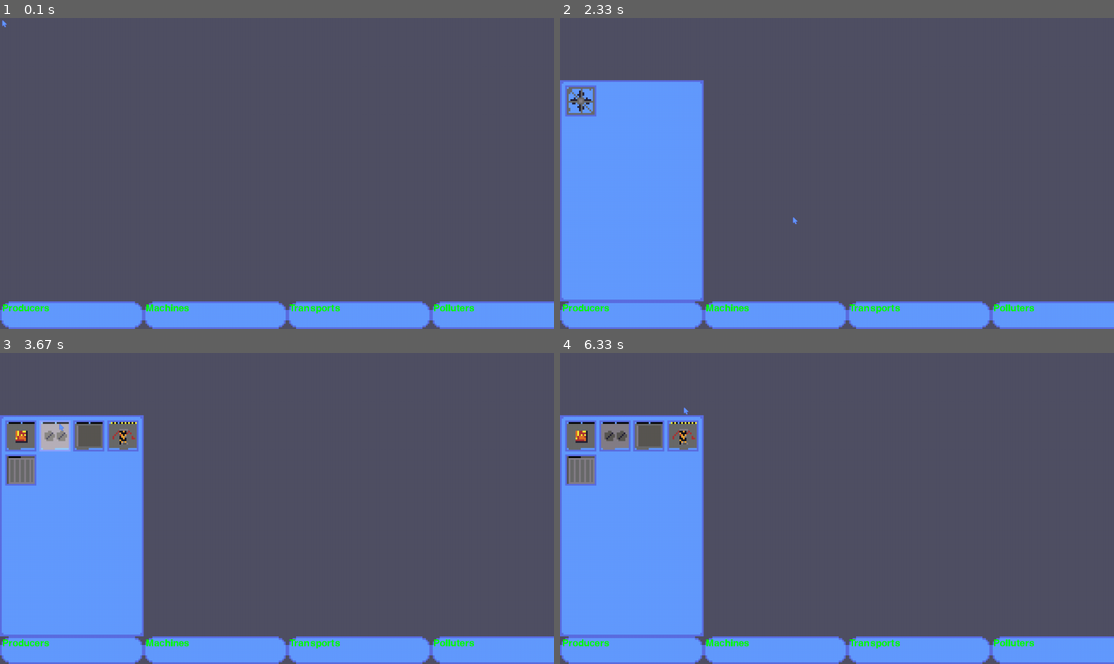
Above: before the commit, frames 1-4 (two rows, left to right).
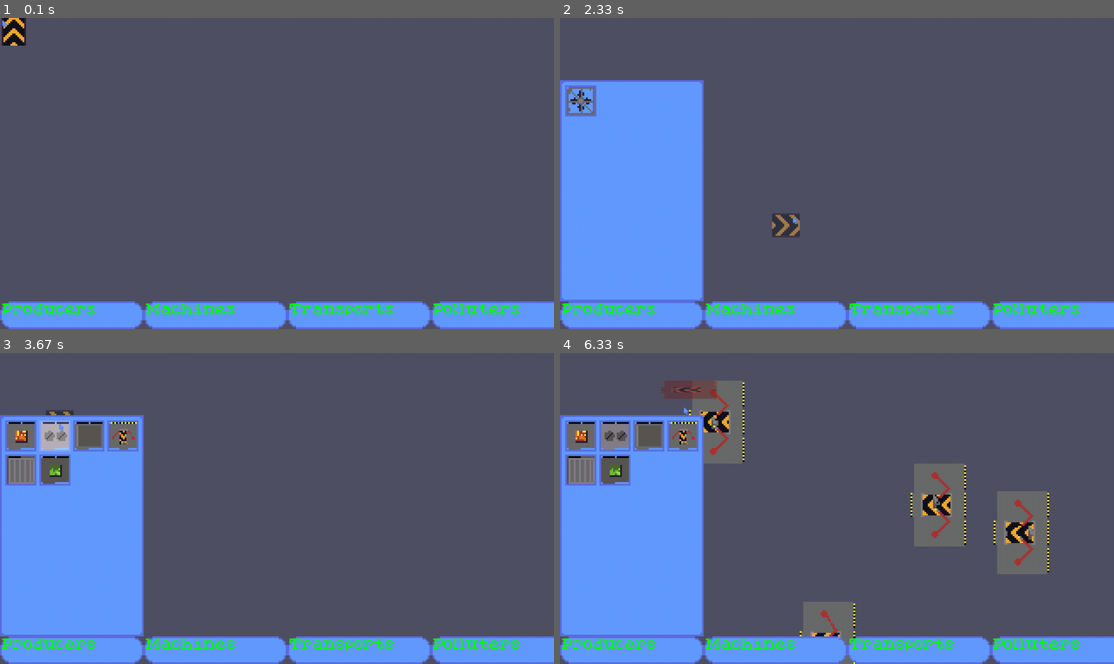
Above: after the commit, the same moments.

Repository: fijianfugufish/factory-game
Game: pygame game, started from main.pyw
The game is run twice, just before and just after one commit, with the same random seed, the same clock (stepped at 60 frames per second) and the same inputs.
Inputs (mouse positions are in pixels of both pictures, inside the frame that each line leads up to):
- Up to frame 1 (0.1 s): no input
- Up to frame 2 (2.33 s): hold R 0.33-0.8 s; hold D 0.33-0.8 s; press the mouse at (1053, 313) at 0.87 s; move the mouse to (975, 257) at 0.97 s; release the mouse at (903, 201) at 1.1 s; click "Producers" at 1.22 s; tap E at 1.5 s; tap O at 1.83 s; press the mouse at (632, 313) at 2.2 s; move the mouse to (792, 217) at 2.3 s
- Up to frame 3 (3.67 s): release the mouse at (393, 452) at 2.43 s; press the mouse at (22, 436) at 2.53 s; move the mouse to (83, 480) at 2.63 s; release the mouse at (138, 520) at 2.77 s; press the mouse at (493, 648) at 2.87 s; move the mouse to (360, 636) at 2.97 s; release the mouse at (232, 623) at 3.1 s; click "Machines" at 3.22 s; press the mouse at (22, 436) at 3.53 s; move the mouse to (60, 424) at 3.63 s
- Up to frame 4 (6.33 s): release the mouse at (659, 412) at 3.77 s; click (681, 436) at 3.88 s; press the mouse at (582, 471) at 4.37 s; move the mouse to (748, 474) at 4.47 s; release the mouse at (914, 480) at 4.6 s; press the mouse at (648, 436) at 4.7 s; move the mouse to (726, 520) at 4.8 s; release the mouse at (803, 604) at 4.93 s; press the mouse at (776, 648) at 5.03 s; move the mouse to (742, 520) at 5.13 s; release the mouse at (709, 393) at 5.27 s; press the mouse at (582, 471) at 5.37 s; move the mouse to (681, 533) at 5.47 s; release the mouse at (776, 598) at 5.6 s; press the mouse at (920, 648) at 5.7 s; move the mouse to (964, 576) at 5.8 s; release the mouse at (1014, 502) at 5.93 s; press the mouse at (582, 436) at 6.03 s; move the mouse to (632, 421) at 6.13 s; release the mouse at (681, 405) at 6.27 s

The runs differ from the first frame. In frame 1, 1.7% of the frame differs, in the area x 0-94%, y 0-96%; in frame 2, 1.7%; in frame 3, 2.0%; in frame 4, 10%, in the area x 0-94%, y 8-100%.

Commit message:
added basic build system

Diff:
--- a/buildSystem.py
+++ b/buildSystem.py
@@ -1,7 +1,8 @@
 from pygame import *
 import pygameui
 import decodeFactory as dec
-from factory import Items
+import factory as fac
+from encodeFactory import placeComponent
 
 _ComponentTableImage = image.load("Images/UI/Buttons/ComponentTable.png").convert_alpha()
 _SmallButtonImage = image.load("Images/UI/Buttons/SmallButtonPreset.png").convert_alpha()
@@ -12,7 +13,9 @@
     "BasicDrill": {
         "image": dec._BasicDrillFrames[0],
         "displayName": "Basic Drill",
-        "price": [Items.IronOre, 4],
+        "size": (2, 2),
+        "price": [fac.Items.IronOre, 4],
+        "component": fac.basicDrill,
     },
 }
 
@@ -20,27 +23,44 @@
     "BasicFurnace": {
         "image": dec._BasicFurnaceFrames[0],
         "displayName": "Basic Furnace",
-        "price": [Items.IronOre, 4],
+        "size": (2, 2),
+        "price": [fac.Items.IronOre, 4],
+        "component": fac.basicFurnace,
     },
     "BasicExtruder": {
         "image": dec._BasicExtruderFrames[0],
         "displayName": "Basic Extruder",
-        "price": [Items.IronOre, 4],
+        "size": (2, 2),
+        "price": [fac.Items.IronOre, 4],
+        "component": fac.basicExtruder,
     },
     "BasicPress": {
         "image": dec._BasicPressFrames[0],
         "displayName": "Basic Press",
-        "price": [Items.IronOre, 4],
+        "size": (2, 2),
+        "price": [fac.Items.IronOre, 4],
+        "component": fac.basicPress,
     },
     "BasicAssembler": {
         "image": dec._BasicAssemblerFrames[0],
         "displayName": "Basic Assembler",
-        "price": [Items.IronOre, 4],
+        "size": (3, 2),
+        "price": [fac.Items.IronOre, 4],
+        "component": fac.basicAssembler,
     },
     "BasicContainer":{
         "image": dec._BasicContainerSprite,
         "displayName": "Basic Container",
-        "price": [Items.IronOre, 4],
+        "size": (2, 2),
+        "price": [fac.Items.IronOre, 4],
+        "component": fac.basicContainer,
+    },
+    "AdvancedFurnace": {
+        "image": dec._AdvancedFurnaceFrames[0],
+        "displayName": "Uranium Furnace",
+        "size": (2, 2),
+        "price": [fac.Items.IronOre, 4],
+        "component": fac.advancedFurnace,
     },
 }
 
@@ -48,22 +68,30 @@
     "BasicConveyor": {
         "image": dec._BasicConveyorStraightFrames[0],
         "displayName": "Basic Conveyor",
-        "price": [Items.IronOre, 4],
+        "size": (1, 1),
+        "price": [fac.Items.IronOre, 4],
+        "component": fac.basicConveyor,
     },
     "BasicTurnConveyor": {
         "image": dec._BasicConveyorTurnFrames[0],
         "displayName": "Basic Turn Conveyor",
-        "price": [Items.IronOre, 4],
+        "size": (1, 1),
+        "price": [fac.Items.IronOre, 4],
+        "component": fac.basicConveyor,
     },
     "4WayDistributor": {
         "image": dec._FourWayDistributor,
         "displayName": "4 Way Distributor",
-        "price": [Items.IronOre, 4],
+        "size": (1, 1),
+        "price": [fac.Items.IronOre, 4],
+        "component": fac.fourWayDistributor,
     },
     "2WayDistributor": {
         "image": dec._TwoWayDistributor,
         "displayName": "2 Way Distributor",
-        "price": [Items.IronOre, 4],
+        "size": (2, 1),
+        "price": [fac.Items.IronOre, 4],
+        "component": fac.twoWayDistributor,
     },
 }
 
@@ -75,6 +103,42 @@
 
 def _screenToPixel(px):
     return (px / 64) * 16
+
+class GhostComponent(pygameui.Sprite):
+    def __init__(self, x, y, w, h, image, component, **kwargs):
+        super().__init__(x, y, w, h, image = image, **kwargs)
+
+        self.z = 2
+
+        self.normalImage = self.image.copy()
+        self.redImage = self.image.copy()
+        self.redImage.fill((255, 100, 100, 255), special_flags = BLEND_RGBA_MULT)
+
+        self.component = component
+
+    @property
+    def w(self):
+        return self._w
+
+    @w.setter
+    def w(self, value):
+        self._w = value
+        self.rect.w = value
+        self.image = transform.scale(self.image, (self.w, self.h))
+        self.redImage = transform.scale(self.redImage, (self.w, self.h))
+        self._OriginalImage = transform.scale(self._OriginalImage, (self.w, self.h))
+
+    @property
+    def h(self):
+        return self._h
+
+    @h.setter
+    def h(self, value):
+        self._h = value
+        self.rect.h = value
+        self.image = transform.scale(self.image, (self.w, self.h))
+        self.redImage = transform.scale(self.redImage, (self.w, self.h))
+        self._OriginalImage = transform.scale(self._OriginalImage, (self.w, self.h))
 
 class BuildMenu():
     @classmethod
@@ -82,30 +146,39 @@
         menux, menuy = 0, winy - _pixelToScreen(144)
         menuw, menuh = _pixelToScreen(83), _pixelToScreen(128)
 
+        #* class variables
         cls.menupadx, cls.menupady = _pixelToScreen(8 / 5), _pixelToScreen(8 / 5)
 
+        cls.buildingComponent = None
+        cls.buildingPosition = (0, 0)
+        cls.buildingFlip = (False, False)
+        cls.buildingRotation = fac.Directions.North
+
+        cls.buildGhost = GhostComponent(0, 0, _pixelToScreen(16), _pixelToScreen(16), dec._BasicConveyorStraightFrames[0], _transports["BasicConveyor"])
+
+        #* ui elements
         # table of components that will hold selectable icons
         cls.ComponentMenu = pygameui.Image(0, 0,
                                             menuw, menuh,
                                             image = _ComponentTableImage)
 
         cls.ProducersButton = pygameui.TextImageButton(0, winy - _pixelToScreen(16),
-                                        _pixelToScreen(83), _pixelToScreen(16),
+                                        _pixelToScreen(83), _pixelToScreen(16), 3,
                                         image = _LongButtonImage, text = "Producers",
                                         action = cls.menuSetProducers)
         cls.MachinesButton = pygameui.TextImageButton(_pixelToScreen(83), winy - _pixelToScreen(16),
-                                        _pixelToScreen(83), _pixelToScreen(16),
+                                        _pixelToScreen(83), _pixelToScreen(16), 3,
                                         image = _LongButtonImage, text = "Machines",
                                         action = cls.menuSetMachines)
         cls.TransportsButton = pygameui.TextImageButton(_pixelToScreen(83 * 2), winy - _pixelToScreen(16),
-                                        _pixelToScreen(83), _pixelToScreen(16),
+                                        _pixelToScreen(83), _pixelToScreen(16), 3,
                                         image = _LongButtonImage, text = "Transports",
                                         action = cls.menuSetTransports)
         cls.whoknowsbutton = pygameui.TextImageButton(_pixelToScreen(83 * 3), winy - _pixelToScreen(16),
-                                        _pixelToScreen(83), _pixelToScreen(16),
+                                        _pixelToScreen(83), _pixelToScreen(16), 3,
                                         image = _LongButtonImage, text = "Polluters")
 
-        cls.MenuParent = pygameui.Parent(menux, menuy, 2)
+        cls.MenuParent = pygameui.Parent(menux, menuy, 3)
 
 
         cls.MenuParent.addChildren(cls.ComponentMenu)
@@ -136,6 +209,9 @@
         xoffset = (menuChildren % 4) * (width + cls.menupadx)
         yoffset = (menuChildren // 4) * (height + cls.menupady)
 
+        action = lambda: cls.buildSetComponent(item["component"], item)
+
+        # draw the component icon to the bg image
         image = _ComponentBGImage.copy()
         image.blit(transform.scale(item["image"],
                                    (_screenToPixel(width - cls.menupadx),
@@ -143,7 +219,7 @@
                    (cls.menupadx / 4, cls.menupady / 4))
 
         menuItem = pygameui.ImageButton(xoffset + (cls.menupadx * 2), yoffset + (cls.menupady * 2),
-                                        width, height, 3, image = image)
+                                        width, height, 3, image = image, action = action)
 
         cls.MenuParent.addChild(menuItem)
 
@@ -173,3 +249,81 @@
             cls.addMenuItem(transport)
 
         cls.showMenu()
+
+    @classmethod
+    def buildShowGhost(cls):
+        cls.buildGhost.x, cls.buildGhost.y = dec.worldToSreen(cls.buildingPosition)
+
+    @classmethod
+    def buildUpdateGhost(cls, component: dict | None = None):
+        cls.buildGhost.destroy()
+
+        if component is None:
+            component = cls.buildGhost.component
+
+        pos = dec.worldToSreen(cls.buildingPosition)
+        width, height = dec.worldToSreen(component["size"])
+
+        if (cls.buildingRotation.value + 90) % 180 == 0:
+            width, height = height, width
+
+        ghostImage = component["image"].copy()
+        ghostImage.set_alpha(128)
+
+        cls.buildGhost = GhostComponent(pos[0], pos[1], width, height, ghostImage, component)
+        cls.buildGhost.rotation = cls.buildingRotation.value
+        cls.buildGhost.setFlipped(*cls.buildingFlip)
+
+        cls.buildGhost.normalImage = cls.buildGhost.image.copy()
+
+        cls.buildGhost.redImage = cls.buildGhost.normalImage.copy()
+        cls.buildGhost.redImage.fill((255, 100, 100, 255), special_flags = BLEND_RGBA_MULT)
+
+        cls.buildCheckOccipied(cls.buildingPosition)
+
+    @classmethod
+    def buildSetComponent(cls, component, componentstr):
+        cls.buildingComponent = component
+
+        cls.buildUpdateGhost(componentstr)
+
+    @classmethod
+    def buildCheckOccipied(cls, pos):
+        width, height = cls.buildGhost.component["size"]
+
+        if any((pos[0] + i, pos[1] + j) in dec.occupiedSpaces for i in range(width) for j in range(height)):
+            cls.buildGhost.image = cls.buildGhost.redImage
+        else:
+            cls.buildGhost.image = cls.buildGhost.normalImage
+
+    @classmethod
+    def buildSetPosition(cls, pos):
+        cls.buildingPosition = dec.screenToWorld(pos)
+
+        cls.buildCheckOccipied(cls.buildingPosition)
+
+    @classmethod
+    def buildSetRotation(cls, direction):
+        cls.buildingRotation = direction
+
+        cls.buildUpdateGhost()
+
+    @classmethod
+    def buildRotateClockwise(cls):
+        cls.buildingFlip = (False, False)
+        cls.buildSetRotation(fac.Directions((cls.buildingRotation.value + 90) % 360))
+
+    @classmethod
+    def buildFlip(cls):
+        if cls.buildingRotation is fac.Directions.North or cls.buildingRotation is fac.Directions.South:
+            cls.buildingFlip = (cls.buildingFlip[0] ^ True, False)
+
+        elif cls.buildingRotation is fac.Directions.East or cls.buildingRotation is fac.Directions.West:
+            cls.buildingFlip = (False, cls.buildingFlip[1] ^ True)
+
+        cls.buildUpdateGhost()
+
+    @classmethod
+    def build(cls, factory):
+        if cls.buildingComponent is not None:
+            placeComponent(factory, cls.buildingComponent, cls.buildingPosition, cls.buildingRotation, cls.buildingFlip)
--- a/decodeFactory.py
+++ b/decodeFactory.py
@@ -39,6 +39,7 @@
 
 #* machines
 _BasicFurnaceFrames = [image.load(f"Images/Machine/Furnace/Furnace{i}.png").convert_alpha() for i in range(1, 7)]
+_AdvancedFurnaceFrames = [image.load(f"Images/Machine/Furnace/AdvancedFurnace{i}.png").convert_alpha() for i in range(1, 7)]
 
 _BasicPressFrames = [image.load(f"Images/Machine/Press/Press{i}.png").convert_alpha() for i in range(1, 12)]
 
@@ -146,6 +147,10 @@
                 self.changeImage(_BasicExtruderFrames[0])
                 self.addAnimation("roll", *_BasicExtruderFrames)
                 self.startAnimation("roll", 10)
+            case "AdvancedFurnace":
+                self.changeImage(_AdvancedFurnaceFrames[0])
+                self.addAnimation("supercook", *_AdvancedFurnaceFrames)
+                self.startAnimation("supercook", 10)
             case _:
                 raise ValueError(f"unknown machine type {type!r}")
 
--- a/encodeFactory.py
+++ b/encodeFactory.py
@@ -34,8 +34,6 @@
                 machine: fac.Machine = factory.machines[dec.visibleComponentsAt[worldPos]]
 
                 factory.updateMachine(machine.id, recipe = machine.recipes[(machine.recipes.index(machine.currentRecipe) + 1) % len(machine.recipes)])
-
-                print(f"recipe is now {machine.currentRecipe}")
 
 def deleteAt(factory, worldPos):
     if worldPos in dec.visibleTransportsAt:
--- a/factory.py
+++ b/factory.py
@@ -166,6 +166,7 @@
 class Producer():
     type: str
     material: Items
+    canHarvest: list[Items]
     speed: float
     efficiency: int
     maxItems: int
@@ -224,6 +225,14 @@
     size = (2, 2)
 )
 
+advancedFurnace = Machine(
+    type = "AdvancedFurnace",
+    recipes = [steelIngotRecipe, ironIngotRecipe],
+    progress = 0,
+    maxItems = 5,
+    size = (2, 2)
+)
+
 basicPress = Machine(
     type = "BasicPress",
     recipes = [ironPlateRecipe, steelPlateRecipe],
@@ -250,9 +259,10 @@
 
 #* producers
 
-drill = Producer(
+basicDrill = Producer(
     type = "BasicDrill",
     material = Items.Coal,
+    canHarvest = [Items.Coal, Items.IronOre],
     speed = 1,
     efficiency = 1,
     maxItems = 5,
@@ -262,6 +272,7 @@
 drill2 = Producer(
     type = "BasicDrill",
     material = Items.IronOre,
+    canHarvest = [Items.Coal],
     speed = 4,
     efficiency = 5,
     maxItems = 5,
--- a/main.pyw
+++ b/main.pyw
@@ -25,9 +25,6 @@
 
     decodeAndRender(mainFactory, forceRender = True)
 
-    direction = fac.Directions.North
-    flipx = False
-    flipy = False
     bent = False
 
     BuildMenu.init()
@@ -47,50 +44,24 @@
                 gameRunning = False
 
             if e.type == KEYDOWN:
-                if e.key == K_b:
-                    placeComponent(mainFactory, fac.basicConveyor, screenToWorld((mousex, mousey)), direction, (flipx, flipy), bent = bent)
-                    decodeAndRender(mainFactory, dt = dt, forceRender = True)
-                elif e.key == K_v:
-                    placeComponent(mainFactory, fac.basicFurnace, screenToWorld((mousex, mousey)), direction, (flipx, flipy))
-                    decodeAndRender(mainFactory, dt = dt, forceRender = True)
-                elif e.key == K_n:
-                    placeComponent(mainFactory, fac.basicPress, screenToWorld((mousex, mousey)), direction, (flipx, flipy))
-                    decodeAndRender(mainFactory, dt = dt, forceRender = True)
-                elif e.key == K_m:
-                    placeComponent(mainFactory, fac.basicAssembler, screenToWorld((mousex, mousey)), direction, (flipx, flipy))
-                    decodeAndRender(mainFactory, dt = dt, forceRender = True)
-                elif e.key == K_c:
-                    placeComponent(mainFactory, fac.drill, screenToWorld((mousex, mousey)), direction, (flipx, flipy))
-                    decodeAndRender(mainFactory, dt = dt, forceRender = True)
-                elif e.key == K_i:
-                    placeComponent(mainFactory, fac.basicContainer, screenToWorld((mousex, mousey)), direction, (flipx, flipy))
-                    decodeAndRender(mainFactory, dt = dt, forceRender = True)
-                elif e.key == K_z:
-                    placeComponent(mainFactory, fac.drill2, screenToWorld((mousex, mousey)), direction, (flipx, flipy))
-                    decodeAndRender(mainFactory, dt = dt, forceRender = True)
-                elif e.key == K_t:
-                    placeComponent(mainFactory, fac.fourWayDistributor, screenToWorld((mousex, mousey)), direction, (flipx, flipy))
-                    decodeAndRender(mainFactory, dt = dt, forceRender = True)
-                elif e.key == K_q:
-                    placeComponent(mainFactory, fac.basicExtruder, screenToWorld((mousex, mousey)), direction, (flipx, flipy))
-                    decodeAndRender(mainFactory, dt = dt, forceRender = True)
-                elif e.key == K_u:
-                    placeComponent(mainFactory, fac.twoWayDistributor, screenToWorld((mousex, mousey)), direction, (flipx, flipy))
-                    decodeAndRender(mainFactory, dt = dt, forceRender = True)
-                elif e.key == K_e:
+                if e.key == K_e:
                     changeRecipeAt(mainFactory, screenToWorld((mousex, mousey)))
                 elif e.key == K_o:
                     deleteAt(mainFactory, screenToWorld((mousex, mousey)))
                 elif e.key == K_r:
-                    direction = fac.Directions((direction.value + 90) % 360)
-                elif e.key == K_x:
-                    flipx = not flipx
-                elif e.key == K_y:
-                    flipy = not flipy
+                    BuildMenu.buildRotateClockwise()
+                elif e.key == K_f:
+                    BuildMenu.buildFlip()
                 elif e.key == K_p:
                     bent = not bent
 
-            pygameui.Button.handleAllButtons((mousex, mousey), e.type)
+            if e.type == MOUSEMOTION:
+                BuildMenu.buildSetPosition((mousex, mousey))
+
+            if not pygameui.Button.handleAllButtons((mousex, mousey), e.type):
+                if e.type == MOUSEBUTTONUP:
+                    BuildMenu.build(mainFactory)
+                    decodeAndRender(mainFactory, dt = dt, forceRender = True)
 
         keys = key.get_pressed()
 
@@ -113,6 +84,8 @@
 
         decodeAndRender(mainFactory, dt = dt, moved = moved)
 
+        BuildMenu.buildShowGhost()
+
         drawAll(window, dt)
 
         window.blit(cursor, (mousex, mousey))
--- a/pygameui.py
+++ b/pygameui.py
@@ -7,7 +7,7 @@
     "outline": 1,
     "outlineColor": (0, 0, 0),
     "fontSize": 32,
-    "font": "Comic Sans",
+    "font": "fonts/pixelfont.ttf",
     "textColor": (0, 255, 0),
     "textPadx": 5,
     "textPady": 5,
@@ -127,8 +127,10 @@
         self.onHover()
         self.action()
 
-    def handleButton(self, mousePos, event):
-        if self.hidden: return
+    def handleButton(self, mousePos, event) -> bool:
+        """returns true if the button was interacted with"""
+
+        if self.hidden: return False
 
         if self.rect.collidepoint(mousePos):
             if not self._needsReset:
@@ -140,11 +142,16 @@
                 self.onPress()
             elif event == MOUSEBUTTONUP:
                 self.onRelease()
+
+            return True
+
         else:
             if self._needsReset:
                 self.resetColor()
                 self._needsReset = False
 
+            return False
+
     def setColor(self, value):
         self.color = value
         self._OriginalColor = value
@@ -158,16 +165,22 @@
         Button.buttonInstances.remove(self)
 
     @classmethod
-    def handleAllButtons(cls, mousePos, event):
+    def handleAllButtons(cls, mousePos, event) -> bool:
+        """returns true if a button was interacted with"""
+
+        returnValues = []
+
         for i in cls.buttonInstances:
-            i.handleButton(mousePos, event)
+            returnValues.append(i.handleButton(mousePos, event))
+
+        return any(returnValues)
 
 
 class Label(UI):
     def __init__(self, x, y, w, h, z = 0, text = "", style = defaultStyle, **kwargs):
         super().__init__(x, y, w, h, z, style = style, **kwargs)
 
-        self.font = font.SysFont(style["font"], style["fontSize"])
+        self.font = font.Font(style["font"], style["fontSize"])
         self.text = text
         self.textColor = style["textColor"]
         self.textPadx = style["textPadx"]
@@ -253,6 +266,7 @@
         self._h = value
         self.rect.h = value
         self.image = transform.scale(self.image, (self.w, self.h))
+        self._OriginalImage = transform.scale(self._OriginalImage, (self.w, self.h))
 
     @property
     def image(self):
Binary file added: Fonts/pixelfont.ttf
Binary file added: Images/Machine/Furnace/AdvancedFurnace1.png
Binary file added: Images/Machine/Furnace/AdvancedFurnace2.png
Binary file added: Images/Machine/Furnace/AdvancedFurnace3.png
Binary file added: Images/Machine/Furnace/AdvancedFurnace4.png
Binary file added: Images/Machine/Furnace/AdvancedFurnace5.png
Binary file added: Images/Machine/Furnace/AdvancedFurnace6.png
